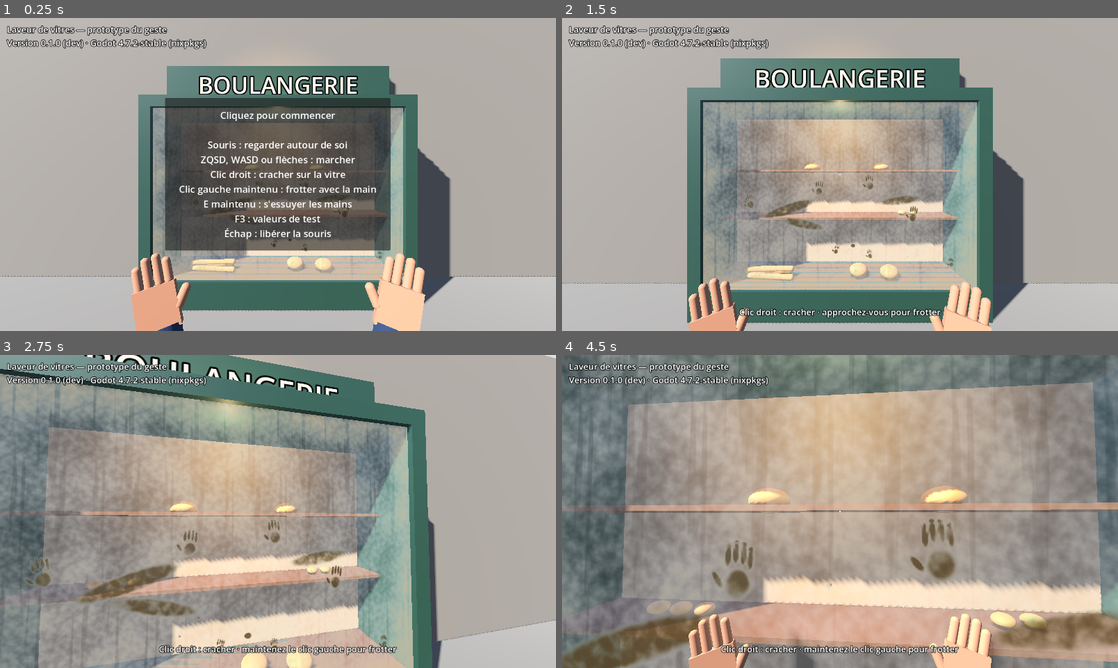
Above: before the commit, frames 1-4 (two rows, left to right).
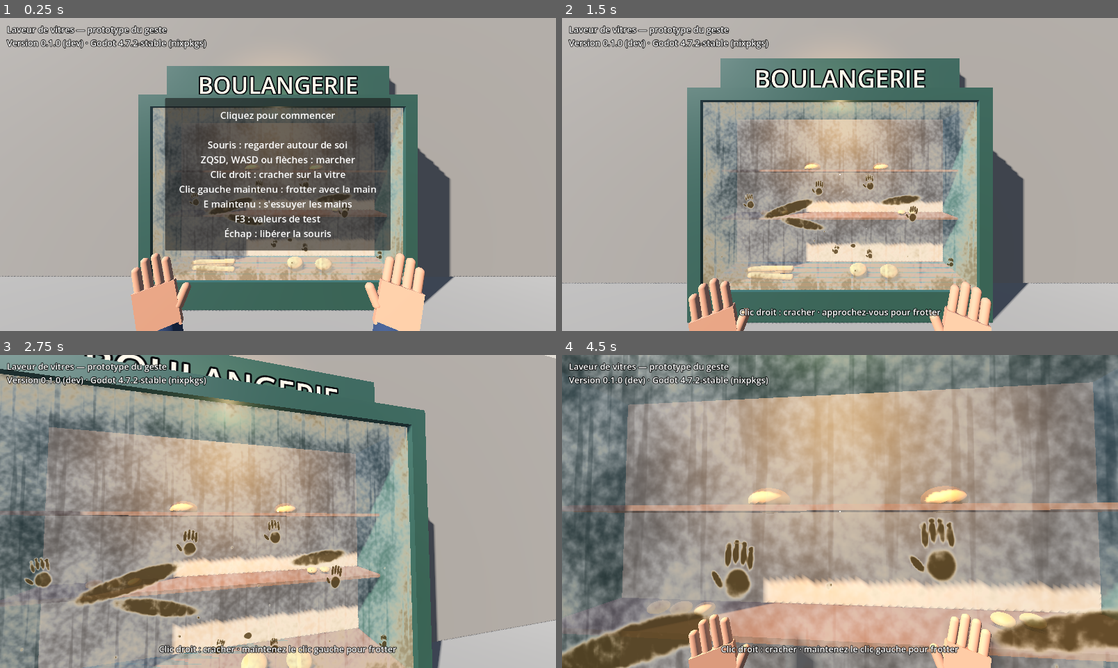
Above: after the commit, the same moments.

Repository: olivier-lapabe/laveur-de-vitres
Game: Godot game, scene res://scenes/main.tscn
Same seed, same stepped clock (60 frames per second), same inputs: the game is played once before the commit and once after it.
Inputs (mouse positions are in pixels of both pictures, inside the frame that each line leads up to):
- Up to frame 1 (0.25 s): no input
- Up to frame 2 (1.5 s): tap Enter at 0.5 s; move the mouse to (962, 158) at 0.52 s; hold D (move_right) 0.53-1.28 s; hold E (wipe_hands) 0.53-1.28 s; click (962, 158) at 0.67 s; tap Space at 1.25 s; move the mouse to (812, 174) at 1.27 s; hold W (move_forward) from 1.28 s (still down); tap E (wipe_hands) at 1.35 s
- Up to frame 3 (2.75 s): keep holding W (move_forward); move the mouse to (289, 505) at 2.02 s; hold E (wipe_hands) from 2.03 s (still down)
- Up to frame 4 (4.5 s): keep holding W (move_forward); tap Enter at 2.75 s; move the mouse to (834, 517) at 2.77 s; release E (wipe_hands) at 2.78 s; tap E (wipe_hands) at 2.85, 4.35 s; click (834, 517) at 2.92 s; move the mouse to (878, 514) at 3.52 s; hold E (wipe_hands) 3.53-4.28 s; tap Space at 4.25 s; move the mouse to (795, 508) at 4.27 s

The runs differ from the first frame. In frame 1, 0.6% of the frame differs, in the area x 27-73%, y 31-84%; in frame 2, 1.6%; in frame 3, 2.6%; in frame 4, 4.4%, in the area x 0-100%, y 0-100%.

Commit message:
One kind of dirt instead of dust and grease (D10, LAV-4)
The PO found the dust/grease distinction confusing: grease was hard to see
and behaved differently. The glass now holds a single dirt of varying
thickness: a light haze plus dark marks where people touched it.

- Rubbing removes dirt, faster when wet; a dirty hand mostly pushes dirt
  around and smears its own back on; bare skin leaves a faint film.
- The hand gets dirty from the dirt it removes (more from thick marks),
  a little from contact.
- Shader: thin dirt is light grey-brown, thick dirt dark brown.
- F3 shows 'Saleté ici'; tests rewritten for the single dirt.

Co-Authored-By: Claude Opus 5.5 <noreply@anthropic.com>
Claude-Session: https://claude.ai/code/session_01Sd22mVGkXnCtooSqEAJWZd

Diff:
--- a/scripts/dirty_glass.gd
+++ b/scripts/dirty_glass.gd
@@ -1,13 +1,13 @@
 class_name DirtyGlass
 extends MeshInstance3D
-## The storefront glass and its dirt.
+## The storefront glass and its dirt (decision D10: one kind of dirt only).
 ##
-## Two dirt patterns are generated at startup: noise for the dust haze, and
-## grease marks stamped where people touched the glass. A state texture then
-## records what the player's hands did to them, and spit leaves wet spots that
-## dry after a while.
-
-## Pattern resolution for the grease marks.
+## The dirt is thicker in some places than others: a haze over the whole pane
+## (noise, drawn by the shader) and thick marks where people touched the glass
+## (stamped once at startup). A state texture records what the player's hands
+## did to it, and spit leaves wet spots that dry after a while.
+
+## Pattern resolution for the thick marks.
 const PIXELS_PER_METER := 160.0
 ## Resolution of the cleaning state: coarser, because a script updates it.
 const STATE_PIXELS_PER_METER := 100.0
@@ -20,22 +20,17 @@
 ## Rubbing dry glass works this much as well as rubbing wet glass: it works,
 ## slowly, while spit clears a patch in a few seconds.
 const DRY_RUB_FACTOR := 0.25
-## Grease comes off this much as easily as dust.
-const GREASE_RESISTANCE := 0.6
-## Share of the grease loosened by the hand that gets spread around instead of picked up.
-const GREASE_SPREAD := 0.6
-## Grease a fully dirty hand leaves per meter of rubbing.
+## Dirt a fully dirty hand smears back on per meter of rubbing.
 const HAND_DEPOSIT := 0.3
 ## Film that bare skin always leaves behind: glass washed by hand is never spotless.
 const BARE_HAND_RESIDUE := 0.08
 ## How much dirtier the hand gets per unit of dirt it takes off the glass.
-## Dust counts for less than grease (DUST_PICKUP).
-const HAND_PICKUP := 0.45
+const HAND_PICKUP := 0.15
 ## Dirt the hand picks up just by rubbing over it, per meter, even when
-## nothing comes off (dry glass): touching grime soils the skin.
+## little comes off (dry glass): touching grime soils the skin a little.
 const CONTACT_PICKUP := 0.1
-## Dust soils the hand this much compared to grease.
-const DUST_PICKUP := 0.1
+## Thickness of the haze, compared with the marks (0 to 1), for the hand's pickup.
+const HAZE_THICKNESS := 0.5
 ## Radius of the patch one spit wets, in meters.
 const SPIT_RADIUS := 0.22
 ## Seconds before spit has dried.
@@ -48,24 +43,23 @@
 ## Height of the bottom edge of the glass above the street, in meters.
 @export var bottom_height := 0.5
 
-var _grease := PackedByteArray()
+var _marks := PackedByteArray()
 var _pattern_size := Vector2i.ZERO
 var _breakup := FastNoiseLite.new()
 
-## RGBA8 per state pixel, sent to the shader. R: dust left, G: original grease
-## left, A: grease spread by hands (B is unused).
+## RGBA8 per state pixel, sent to the shader. R: share of the original dirt
+## left, A: dirt smeared on by hands (G and B are unused).
 var _state := PackedByteArray()
 ## The same values as floats, for the cleaning maths: rounding them to bytes on
 ## every rub made even useless rubbing wear the dirt away.
-var _dust := PackedFloat32Array()
-var _grease_left := PackedFloat32Array()
-var _spread := PackedFloat32Array()
+var _dirt_left := PackedFloat32Array()
+var _smeared := PackedFloat32Array()
 var _state_size := Vector2i.ZERO
 var _state_image: Image
 var _state_texture: ImageTexture
 var _state_changed := false
-## The grease pattern at state resolution, to know how much grease a pixel holds.
-var _grease_base := PackedByteArray()
+## The marks pattern at state resolution, to know how thick the dirt is.
+var _marks_base := PackedByteArray()
 ## x, y: UV of the spot; z: radius in meters; w: seconds before it is dry.
 var _wet_spots: Array[Vector4] = []
 
@@ -78,9 +72,9 @@
 func _ready() -> void:
 	_material.set_shader_parameter("glass_size", glass_size)
 	_material.set_shader_parameter("noise_texture", _make_noise_texture())
-	var grease_image := _make_grease_image()
-	_material.set_shader_parameter("grease_pattern", ImageTexture.create_from_image(grease_image))
-	_init_state(grease_image)
+	var marks_image := _make_marks_image()
+	_material.set_shader_parameter("marks_pattern", ImageTexture.create_from_image(marks_image))
+	_init_state(marks_image)
 	_send_wet_spots()
 
 
@@ -144,20 +138,15 @@
 	return wet
 
 
-## How much of the dust is left at uv, from 1 (untouched) to 0.
-func dust_left_at(uv: Vector2) -> float:
-	return _dust[_state_index(uv)]
-
-
-## Grease at uv: what is left of the original marks plus what hands spread.
-func grease_at(uv: Vector2) -> float:
+## How much dirt there is at uv, from 0 (clean) to 1 (thick).
+func dirt_at(uv: Vector2) -> float:
 	var i := _state_index(uv)
-	return minf(1.0, _grease_base[i] / 255.0 * _grease_left[i] + _spread[i])
+	return minf(1.0, _thickness(i) * _dirt_left[i] + _smeared[i])
 
 
 ## Rubs the glass with a bare hand centered on uv, over stroke_length meters.
 ## hand_dirt (0 to 1) is how dirty the hand already is: a clean hand takes dirt
-## off, a dirty one smears grease. Returns how much dirtier the hand gets.
+## off, a dirty one smears it back on. Returns how much dirtier the hand gets.
 func rub(uv: Vector2, stroke_length: float, hand_dirt: float) -> float:
 	var center := Vector2(uv.x * _state_size.x, uv.y * _state_size.y)
 	var radius := HAND_RADIUS * STATE_PIXELS_PER_METER
@@ -173,36 +162,34 @@
 			var weight := 1.0 - distance * distance
 			var effect := clampf(stroke_length * RUB_RATE * weight * wet_factor, 0.0, 1.0)
 			var p := py * _state_size.x + px
-			var dust := _dust[p]
-			var grease_left := _grease_left[p]
-			var spread := _spread[p]
-			var base := _grease_base[p] / 255.0
-
-			# Dust comes straight off.
-			var dust_removed := dust * effect
-			# Grease is loosened, and most of it is smeared around before it goes.
-			var grease_loosened := grease_left * effect * GREASE_RESISTANCE
-			var spread_removed := spread * effect * GREASE_RESISTANCE * (1.0 - hand_dirt)
-			spread += base * grease_loosened * GREASE_SPREAD - spread_removed
-			# A dirty hand leaves its grease on the glass.
-			spread += hand_dirt * HAND_DEPOSIT * stroke_length * weight
+			var thickness := _thickness(p)
+			var dirt_left := _dirt_left[p]
+			var smeared := _smeared[p]
+
+			# A clean hand takes dirt off; a dirty one mostly pushes it around and
+			# leaves its own dirt behind.
+			var removed := dirt_left * effect * (1.0 - hand_dirt)
+			var smear_removed := smeared * effect * (1.0 - hand_dirt)
+			smeared += hand_dirt * HAND_DEPOSIT * stroke_length * weight - smear_removed
 			var residue := BARE_HAND_RESIDUE * weight * (0.6 + 0.4 * _breakup.get_noise_2d(px * 3.0, py * 3.0))
-			spread = clampf(maxf(spread, residue), 0.0, 1.0)
-
-			picked += dust_removed * DUST_PICKUP + base * grease_loosened * (1.0 - GREASE_SPREAD) + spread_removed
-			picked += (dust * DUST_PICKUP + base * grease_left + spread) * weight * stroke_length * CONTACT_PICKUP
+			smeared = clampf(maxf(smeared, residue), 0.0, 1.0)
+			dirt_left -= removed
+
+			picked += removed * thickness + smear_removed
+			picked += (dirt_left * thickness + smeared) * weight * stroke_length * CONTACT_PICKUP
 			pixels += 1
-			dust -= dust_removed
-			grease_left -= grease_loosened
-			_dust[p] = dust
-			_grease_left[p] = grease_left
-			_spread[p] = spread
-			_state[p * 4] = int(dust * 255.0 + 0.5)
-			_state[p * 4 + 1] = int(grease_left * 255.0 + 0.5)
-			_state[p * 4 + 3] = int(spread * 255.0 + 0.5)
+			_dirt_left[p] = dirt_left
+			_smeared[p] = smeared
+			_state[p * 4] = int(dirt_left * 255.0 + 0.5)
+			_state[p * 4 + 3] = int(smeared * 255.0 + 0.5)
 	_state_changed = true
 	last_rub_was_dry = wet_factor < 0.5
 	return picked / maxf(pixels, 1) * HAND_PICKUP
+
+
+## How thick the original dirt is at state pixel i: the haze plus any mark.
+func _thickness(i: int) -> float:
+	return HAZE_THICKNESS + _marks_base[i] / 255.0
 
 
 func _state_index(uv: Vector2) -> int:
@@ -211,24 +198,22 @@
 	return y * _state_size.x + x
 
 
-func _init_state(grease_image: Image) -> void:
+func _init_state(marks_image: Image) -> void:
 	_state_size = Vector2i((glass_size * STATE_PIXELS_PER_METER).round())
 	_state_image = Image.create_empty(_state_size.x, _state_size.y, false, Image.FORMAT_RGBA8)
 	_state_image.fill(Color(1, 1, 0, 0))
 	_state = _state_image.get_data()
 	var pixels := _state_size.x * _state_size.y
-	_dust.resize(pixels)
-	_dust.fill(1.0)
-	_grease_left.resize(pixels)
-	_grease_left.fill(1.0)
-	_spread.resize(pixels)
-	_spread.fill(0.0)
+	_dirt_left.resize(pixels)
+	_dirt_left.fill(1.0)
+	_smeared.resize(pixels)
+	_smeared.fill(0.0)
 	_state_texture = ImageTexture.create_from_image(_state_image)
 	_material.set_shader_parameter("dirt_state", _state_texture)
-	var base := grease_image.duplicate() as Image
+	var base := marks_image.duplicate() as Image
 	base.clear_mipmaps()
 	base.resize(_state_size.x, _state_size.y, Image.INTERPOLATE_BILINEAR)
-	_grease_base = base.get_data()
+	_marks_base = base.get_data()
 
 
 ## Spit stays fully wet for the first 40 % of its life (10 s), then dries out.
@@ -266,14 +251,14 @@
 
 ## Positions below are in meters: x from the left edge of the glass, y as the
 ## height above the street.
-func _make_grease_image() -> Image:
+func _make_marks_image() -> Image:
 	_pattern_size = Vector2i((glass_size * PIXELS_PER_METER).round())
-	_grease.resize(_pattern_size.x * _pattern_size.y)
-	_grease.fill(0)
+	_marks.resize(_pattern_size.x * _pattern_size.y)
+	_marks.fill(0)
 	_breakup.seed = 5
 	_breakup.frequency = 0.08
 
-	# Someone once wiped the glass with a sleeve and only spread the grease around.
+	# Someone once wiped the glass with a sleeve and only spread the dirt around.
 	_smear(Vector2(1.0, 1.45), Vector2(0.4, 0.08), 18.0, 0.75)
 	_smear(Vector2(1.15, 1.28), Vector2(0.34, 0.07), -12.0, 0.65)
 	_smear(Vector2(2.3, 1.55), Vector2(0.32, 0.07), 8.0, 0.6)
@@ -294,7 +279,7 @@
 		var at := Vector2(rng.randf_range(0.2, 3.0), rng.randf_range(0.7, 1.7))
 		_smear(at, Vector2(0.011, 0.014), rng.randf_range(-40.0, 40.0), rng.randf_range(0.4, 0.8), true)
 
-	var image := Image.create_from_data(_pattern_size.x, _pattern_size.y, false, Image.FORMAT_L8, _grease)
+	var image := Image.create_from_data(_pattern_size.x, _pattern_size.y, false, Image.FORMAT_L8, _marks)
 	image.generate_mipmaps()
 	return image
 
@@ -337,4 +322,4 @@
 			if ridged:
 				amount *= 0.7 + 0.3 * sin(distance * 18.0)
 			var index := py * _pattern_size.x + px
-			_grease[index] = maxi(_grease[index], clampi(int(amount * 255.0), 0, 255))
+			_marks[index] = maxi(_marks[index], clampi(int(amount * 255.0), 0, 255))
--- a/scripts/player.gd
+++ b/scripts/player.gd
@@ -29,7 +29,7 @@
 const MAX_MOUSE_STEP := 250.0
 ## Distance between two rubs along a stroke, in meters.
 const RUB_STEP := 0.02
-## Above this hand dirt, the hand smears more grease than it removes.
+## Above this hand dirt, the hand smears more dirt than it removes.
 const DIRTY_HAND := 0.6
 ## Hand dirt wiped off per second while wiping.
 const WIPE_SPEED := 0.8
@@ -37,7 +37,7 @@
 ## Gap kept between the palm and the glass, in meters.
 const PALM_GAP := 0.018
 
-## How dirty the hands are, from 0 (clean) to 1 (covered in grease).
+## How dirty the hands are, from 0 (clean) to 1 (covered in dirt).
 var hand_dirt := 0.0
 ## A short instruction for the HUD, depending on what the player can do.
 var hint := ""
@@ -89,12 +89,11 @@
 		DisplayServer.window_get_size(),
 		_camera.get_viewport().size,
 	]
-	return text + "\nDistance à la vitre : %.2f m%s\nHumidité ici : %d %%\nPoussière restante ici : %d %%\nGraisse ici : %d %%" % [
+	return text + "\nDistance à la vitre : %.2f m%s\nHumidité ici : %d %%\nSaleté ici : %d %%" % [
 		hit.distance,
 		"" if hit.distance <= hand_reach else " (trop loin pour frotter)",
 		roundi(glass.wetness_at(uv) * 100.0),
-		roundi(glass.dust_left_at(uv) * 100.0),
-		roundi(glass.grease_at(uv) * 100.0),
+		roundi(glass.dirt_at(uv) * 100.0),
 	]
 
 
@@ -237,13 +236,13 @@
 func _update_hint() -> void:
 	if _rubbing:
 		if hand_dirt >= DIRTY_HAND:
-			hint = "Vos mains sont sales : elles étalent la graisse. Lâchez et maintenez E pour les essuyer"
+			hint = "Vos mains sont sales : elles étalent la saleté. Lâchez et maintenez E pour les essuyer"
 		elif glass.last_rub_was_dry:
 			hint = "À sec, ça ne part presque pas : crachez d'abord (clic droit)"
 		else:
 			hint = "Bougez la souris pour frotter · relâchez le clic pour lâcher la vitre"
 	elif hand_dirt >= DIRTY_HAND:
-		hint = "Vos mains sont sales : elles étalent la graisse. Maintenez E pour les essuyer"
+		hint = "Vos mains sont sales : elles étalent la saleté. Maintenez E pour les essuyer"
 	else:
 		var hit := _glass_hit(Vector2.ZERO)
 		if hit.is_empty():
--- a/shaders/dirty_glass.gdshader
+++ b/shaders/dirty_glass.gdshader
@@ -1,34 +1,33 @@
 shader_type spatial;
 render_mode blend_mix, cull_back;
 
-// A shop window covered in two kinds of dirt:
-// - dust: a matte, light grey-brown haze, thicker near the frame and the bottom;
-// - grease: darker, slightly shiny marks left by hands, fingers and noses.
+// A shop window covered in one kind of dirt (decision D10), thicker in some
+// places than others: a light haze over the whole pane, thicker near the frame
+// and the bottom, and dark marks left by hands, fingers and noses.
 // The script records what the player's hands did in dirt_state, and spit
-// leaves wet spots that make the dust translucent until they dry.
+// leaves wet spots that make the dirt translucent until they dry.
 
 uniform vec4 glass_color : source_color = vec4(0.85, 0.92, 0.96, 0.05);
-uniform vec4 dust_color : source_color = vec4(0.66, 0.6, 0.5, 1.0);
-uniform vec4 grease_color : source_color = vec4(0.3, 0.24, 0.12, 1.0);
-uniform float dust_strength : hint_range(0.0, 1.0) = 0.9;
-uniform float grease_strength : hint_range(0.0, 1.0) = 1.0;
-// Glass size in meters, so the dust grain keeps a real-world scale.
+// Thin dirt is light grey-brown; thick dirt is dark brown.
+uniform vec4 thin_dirt_color : source_color = vec4(0.66, 0.6, 0.5, 1.0);
+uniform vec4 thick_dirt_color : source_color = vec4(0.3, 0.24, 0.12, 1.0);
+// Glass size in meters, so the dirt grain keeps a real-world scale.
 uniform vec2 glass_size = vec2(3.2, 2.2);
 // Seamless fractal noise, tiled across the glass.
 uniform sampler2D noise_texture : hint_default_white, filter_linear_mipmap, repeat_enable;
-// Grease marks, one value per point of the glass (0 = none, 1 = thick).
-uniform sampler2D grease_pattern : hint_default_black, filter_linear_mipmap, repeat_disable;
-// R: dust left, G: original grease left, A: grease spread by hands.
+// Thick marks, one value per point of the glass (0 = none, 1 = thick).
+uniform sampler2D marks_pattern : hint_default_black, filter_linear_mipmap, repeat_disable;
+// R: share of the original dirt left, A: dirt smeared on by hands.
 uniform sampler2D dirt_state : hint_default_white, filter_linear, repeat_disable;
 // x, y: UV of a spit spot; z: its radius in meters; w: how wet it still is
 // (1 = fully wet; above 1 the spit is fresh and still frothy, up to about 1.67).
 uniform vec4 wet_spots[8];
 
-float dust_at(vec2 uv) {
+float haze_at(vec2 uv) {
 	vec2 meters = uv * glass_size;
 	float coarse = texture(noise_texture, meters * 0.35).r;
 	float fine = texture(noise_texture, meters * 3.1 + vec2(0.37, 0.11)).r;
-	// An even film of dust, with gentle variations rather than blotches.
+	// An even film, with gentle variations rather than blotches.
 	float dust = 0.45 + (coarse - 0.5) * 0.5 + (fine - 0.5) * 0.35;
 	// Grime builds up along the frame, and rain splashes dirt onto the bottom.
 	vec2 to_edge = min(uv, 1.0 - uv) * glass_size;
@@ -63,23 +62,23 @@
 
 void fragment() {
 	vec4 state = texture(dirt_state, UV);
-	float grease_amount = texture(grease_pattern, UV).r * state.g + state.a;
-	// Boost faint marks so even a light touch reads as grease.
-	float grease = smoothstep(0.0, 0.55, grease_amount) * grease_strength;
-	// Hands and sleeves pushed the dust aside where they left grease.
-	float dust = dust_at(UV) * state.r * dust_strength * (1.0 - grease * 0.75);
+	// Boost faint marks and smears so even a light touch shows.
+	float marks = smoothstep(0.0, 0.55, texture(marks_pattern, UV).r);
+	float smeared = smoothstep(0.0, 0.55, state.a);
+	// Dirt thickness: from 0 (clean) through about 0.6 (haze) to 1.5 (thick mark).
+	float thickness = (haze_at(UV) * 0.85 + marks * 0.9) * state.r + smeared * 0.9;
+	float coverage = smoothstep(0.0, 0.9, thickness);
+	vec3 dirt_tint = mix(thin_dirt_color.rgb, thick_dirt_color.rgb, smoothstep(0.65, 1.2, thickness));
 	vec2 spit = spit_at(UV);
 	float wet = spit.x;
 
-	// Wet dust soaks up and turns dark and see-through, like a wet patch on a dusty window.
-	vec3 dust_tint = mix(dust_color.rgb, dust_color.rgb * 0.35, wet);
-	vec3 color = mix(glass_color.rgb, dust_tint, dust);
-	float alpha = mix(glass_color.a, 0.8 * (1.0 - 0.75 * wet), dust);
-	color = mix(color, grease_color.rgb, grease);
-	alpha = mix(alpha, 0.85, grease);
+	// Wet dirt soaks up and turns dark and see-through, like a wet patch on a dusty window.
+	dirt_tint = mix(dirt_tint, dirt_tint * 0.35, wet);
+	vec3 color = mix(glass_color.rgb, dirt_tint, coverage);
+	float alpha = mix(glass_color.a, 0.85 * (1.0 - 0.7 * wet), coverage);
 	// The edge of the water holds a darker line of dirt.
 	float rim = smoothstep(0.05, 0.35, wet) * (1.0 - smoothstep(0.35, 0.8, wet));
-	color = mix(color, dust_color.rgb * 0.3, rim * 0.6);
+	color = mix(color, thin_dirt_color.rgb * 0.3, rim * 0.6);
 	alpha = max(alpha, rim * 0.55);
 	// Fresh spit: small white bubbles.
 	float bubbles = step(0.72, texture(noise_texture, UV * glass_size * 9.0).r) * spit.y;
@@ -88,7 +87,7 @@
 
 	ALBEDO = color;
 	ALPHA = alpha;
-	// Clean glass is mirror-smooth, dust is matte, grease has an oily sheen, water is very glossy.
-	ROUGHNESS = mix(mix(mix(0.03, 0.95, dust), 0.18, grease), 0.0, wet);
-	SPECULAR = mix(mix(mix(0.5, 0.15, dust), 0.7, grease), 1.0, wet);
+	// Clean glass is mirror-smooth, dirt is matte, water is very glossy.
+	ROUGHNESS = mix(mix(0.03, 0.9, coverage), 0.0, wet);
+	SPECULAR = mix(mix(0.5, 0.2, coverage), 1.0, wet);
 }
--- a/tests/run_tests.gd
+++ b/tests/run_tests.gd
@@ -3,7 +3,7 @@
 ##   godot --headless --path . --script res://tests/run_tests.gd
 ## Exits with code 1 if a check fails.
 
-## A spot high on the glass, with dust but no grease marks.
+## A spot high on the glass, with haze but no thick marks.
 const CLEAN_SPOT := Vector2(0.5, 0.1)
 ## The middle of an adult handprint (2.45 m from the left, 1.35 m high).
 const HANDPRINT := Vector2(0.766, 0.614)
@@ -18,7 +18,7 @@
 
 func _run() -> void:
 	_check_wet_glass_cleans_faster()
-	_check_clean_hand_removes_grease()
+	_check_clean_hand_removes_dirt()
 	_check_dirty_hand_smears()
 	_check_hand_gets_dirty()
 	_check_aim_hits_the_crosshair()
@@ -44,32 +44,36 @@
 	var glass := _new_glass()
 	var dry := Vector2(0.25, 0.1)
 	var wet := Vector2(0.75, 0.1)
+	var dry_before := glass.dirt_at(dry)
+	var wet_before := glass.dirt_at(wet)
 	glass.spit(wet)
 	_rub_back_and_forth(glass, dry, 10, 0.0)
 	_rub_back_and_forth(glass, wet, 10, 0.0)
-	var removed_wet := 1.0 - glass.dust_left_at(wet)
-	var removed_dry := 1.0 - glass.dust_left_at(dry)
-	_expect(removed_wet > removed_dry * 2.0 and removed_dry > 0.1,
+	var removed_dry := dry_before - glass.dirt_at(dry)
+	var removed_wet := wet_before - glass.dirt_at(wet)
+	_expect(removed_wet > removed_dry * 2.0 and removed_dry > 0.05,
 		"dry rubbing works and spit makes it at least twice as effective (wet removed %.2f, dry %.2f)" % [removed_wet, removed_dry])
 
 
-func _check_clean_hand_removes_grease() -> void:
+func _check_clean_hand_removes_dirt() -> void:
 	var glass := _new_glass()
-	var before := glass.grease_at(HANDPRINT)
+	var before := glass.dirt_at(HANDPRINT)
 	glass.spit(HANDPRINT)
 	_rub_back_and_forth(glass, HANDPRINT, 60, 0.0)
-	var after := glass.grease_at(HANDPRINT)
-	_expect(before > 0.3, "the handprint starts greasy (%.2f)" % before)
-	_expect(after < before * 0.5, "a clean hand removes most of the grease (%.2f -> %.2f)" % [before, after])
+	var after := glass.dirt_at(HANDPRINT)
+	_expect(before > 0.8, "a handprint is thick dirt (%.2f)" % before)
+	_expect(after < before * 0.5, "a clean wet hand removes most of it (%.2f -> %.2f)" % [before, after])
 	_expect(after > 0.0, "bare hands never leave the glass spotless (%.3f left)" % after)
 
 
 func _check_dirty_hand_smears() -> void:
 	var glass := _new_glass()
-	var before := glass.grease_at(CLEAN_SPOT)
+	glass.spit(CLEAN_SPOT)
+	_rub_back_and_forth(glass, CLEAN_SPOT, 60, 0.0)
+	var before := glass.dirt_at(CLEAN_SPOT)
 	_rub_back_and_forth(glass, CLEAN_SPOT, 20, 1.0)
-	var after := glass.grease_at(CLEAN_SPOT)
-	_expect(after > before + 0.08, "a dirty hand smears grease on clean glass (%.2f -> %.2f)" % [before, after])
+	var after := glass.dirt_at(CLEAN_SPOT)
+	_expect(after > before + 0.08, "a dirty hand smears dirt back on cleaned glass (%.2f -> %.2f)" % [before, after])
 
 
 func _check_hand_gets_dirty() -> void:
@@ -78,26 +82,27 @@
 	var hand_dirt := 0.0
 	for i in 100:
 		hand_dirt = clampf(hand_dirt + glass.rub(HANDPRINT + Vector2(0.002 * (i % 10), 0.0), 0.02, hand_dirt), 0.0, 1.0)
-	_expect(hand_dirt > 0.15 and hand_dirt < 0.6, "rubbing a greasy area dirties the hand, without saturating it at once (%.2f)" % hand_dirt)
+	_expect(hand_dirt > 0.15 and hand_dirt < 0.6, "cleaning a dirty area dirties the hand, without saturating it at once (%.2f)" % hand_dirt)
 
 
 ## Many tiny rubs must add up to what one long rub does: rounding used to
-## wear the dust away a little on every rub, however small.
+## wear the dirt away a little on every rub, however small.
 func _check_dry_rubbing_stays_hard() -> void:
 	var glass := _new_glass()
 	var spot := Vector2(0.25, 0.1)
+	var before := glass.dirt_at(spot)
 	for i in 400:
 		glass.rub(spot, 0.0005, 0.0)
-	_expect(glass.dust_left_at(spot) > 0.6, "400 tiny dry rubs only remove their share of dust (%.2f left)" % glass.dust_left_at(spot))
+	_expect(glass.dirt_at(spot) > before * 0.6, "400 tiny dry rubs only remove their share of dirt (%.2f -> %.2f)" % [before, glass.dirt_at(spot)])
 
 
-## Touching grime soils the hand even when rubbing dry glass removes little.
+## Touching dirt soils the hand a little even when rubbing dry removes little.
 func _check_dry_rubbing_dirties_the_hand() -> void:
 	var glass := _new_glass()
 	var hand_dirt := 0.0
 	for i in 150:
 		hand_dirt = clampf(hand_dirt + glass.rub(Vector2(0.2 + 0.004 * (i % 50), 0.1), 0.02, hand_dirt), 0.0, 1.0)
-	_expect(hand_dirt > 0.02 and hand_dirt < 0.3, "rubbing dry dusty glass soils the hand a little (%.2f)" % hand_dirt)
+	_expect(hand_dirt > 0.02 and hand_dirt < 0.3, "rubbing dry glass soils the hand a little (%.2f)" % hand_dirt)
 
 
 ## The spit and the hand must land on the glass right under the crosshair.
